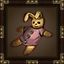
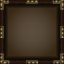
Layers edited between the first and the second 64x64 image:
hid "Doll" over <box>9,9,58,56</box>
